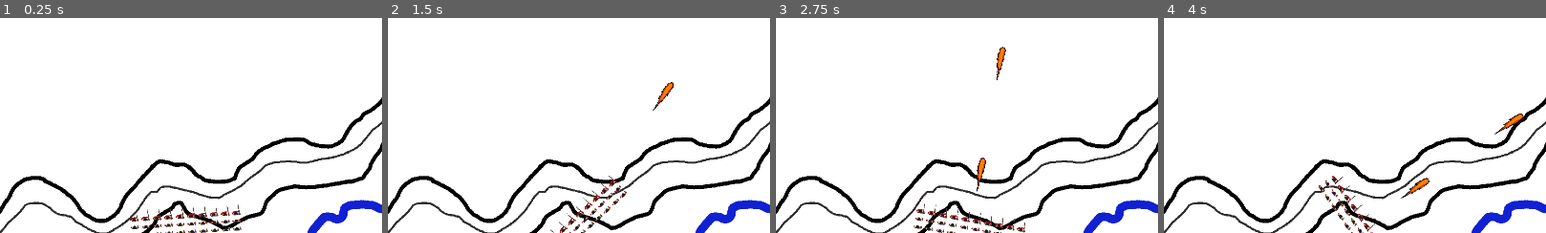
Above: before the commit, frames 1-4 (left to right).
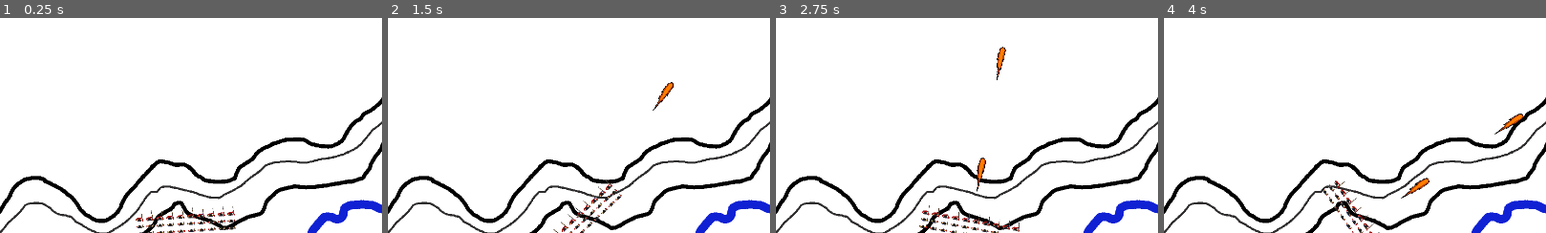
Above: after the commit, the same moments.

Repository: cyberredcoat/Redcoats-in-Crimea
Game: Godot game, scene res://node_2d.tscn
Same seed, same stepped clock (60 frames per second), same inputs: the game is played once before the commit and once after it.
Inputs (mouse positions are % of the whole screen's width and height, from its top left):
- Up to frame 1 (0.25 s): no input
- Up to frame 2 (1.5 s): tap Enter at 0.5 s; move the mouse to (72, 45) at 0.52 s; press the mouse at (72, 45) at 0.53 s; hold D (right) 0.53-1.28 s; move the mouse to (30, 55) at 1.27 s; release the mouse at (30, 55) at 1.28 s; hold S (back) from 1.28 s (still down); tap W (front) at 1.35 s
- Up to frame 3 (2.75 s): move the mouse to (60, 28) at 2.02 s; release S (back) at 2.03 s; press the mouse at (60, 28) at 2.03 s; hold D (right) from 2.03 s (still down)
- Up to frame 4 (4 s): move the mouse to (45, 70) at 2.77 s; release the mouse at (45, 70) at 2.78 s; tap W (front) at 2.85 s; move the mouse to (80, 65) at 3.52 s; release D (right) at 3.53 s; press the mouse at (80, 65) at 3.53 s; hold A (left) from 3.53 s (still down)
The pictures show only the part of the screen within x 27-77%, y 50-100%; the shares and areas given below are measured in that part.

The runs differ from the first frame. In frame 1, 1.2% of the frame differs, in the area x 34-64%, y 86-100%; in frame 2, 0.8%; in frame 3, 1.0%; in frame 4, 0.8%.

Commit message:
v0.142

Diff:
--- a/node_2d.tscn
+++ b/node_2d.tscn
@@ -20,7 +20,6 @@
 
 [node name="BattleoftheAlmaMap" type="Sprite2D" parent="."]
 position = Vector2(1919.89, 1080)
-scale = Vector2(1, 1)
 texture = ExtResource("6_ynpl1")
 
 [node name="Projectiles" type="Node2D" parent="."]
--- a/scenes/player/player.tscn
+++ b/scenes/player/player.tscn
@@ -4,7 +4,7 @@
 [ext_resource type="Texture2D" uid="uid://7y5avbmef2vf" path="res://RedcoatRegimentSimplified.png" id="2_mw8ku"]
 
 [sub_resource type="RectangleShape2D" id="RectangleShape2D_so4y2"]
-size = Vector2(27.2001, 112)
+size = Vector2(20.8, 99.2)
 
 [node name="Player" type="CharacterBody2D"]
 rotation = -1.57079
@@ -15,7 +15,7 @@
 rotation = 0.0504976
 
 [node name="PlayerCollisionShape" type="CollisionShape2D" parent="."]
-position = Vector2(2.38419e-07, -1.49593e-12)
+position = Vector2(-12, 1.57277e-07)
 scale = Vector2(5, 5)
 shape = SubResource("RectangleShape2D_so4y2")
 
@@ -27,6 +27,7 @@
 
 [node name="RedcoatRegimentSimplified" type="Sprite2D" parent="."]
 rotation = 1.56994
+scale = Vector2(0.897712, 0.897712)
 texture = ExtResource("2_mw8ku")
 
 [connection signal="timeout" from="Timers/ShootTimer" to="." method="_on_shoot_timer_timeout"]
